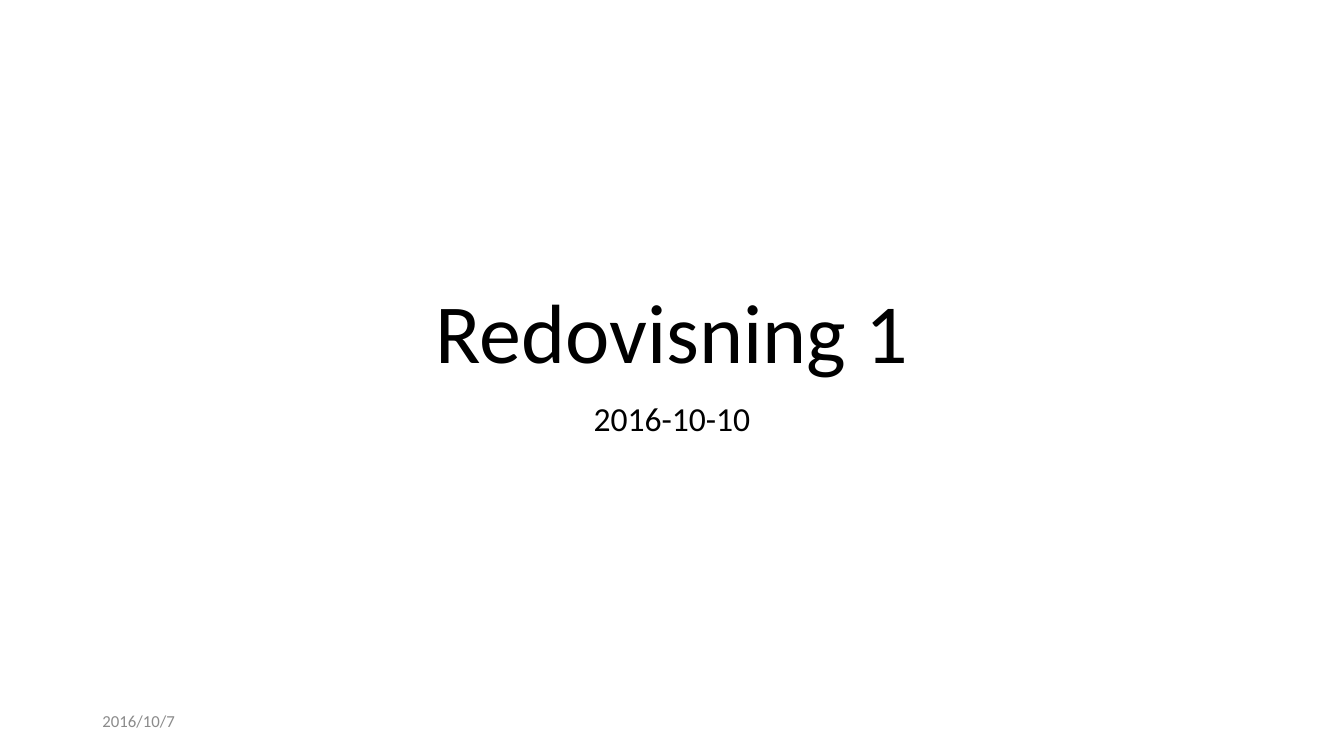
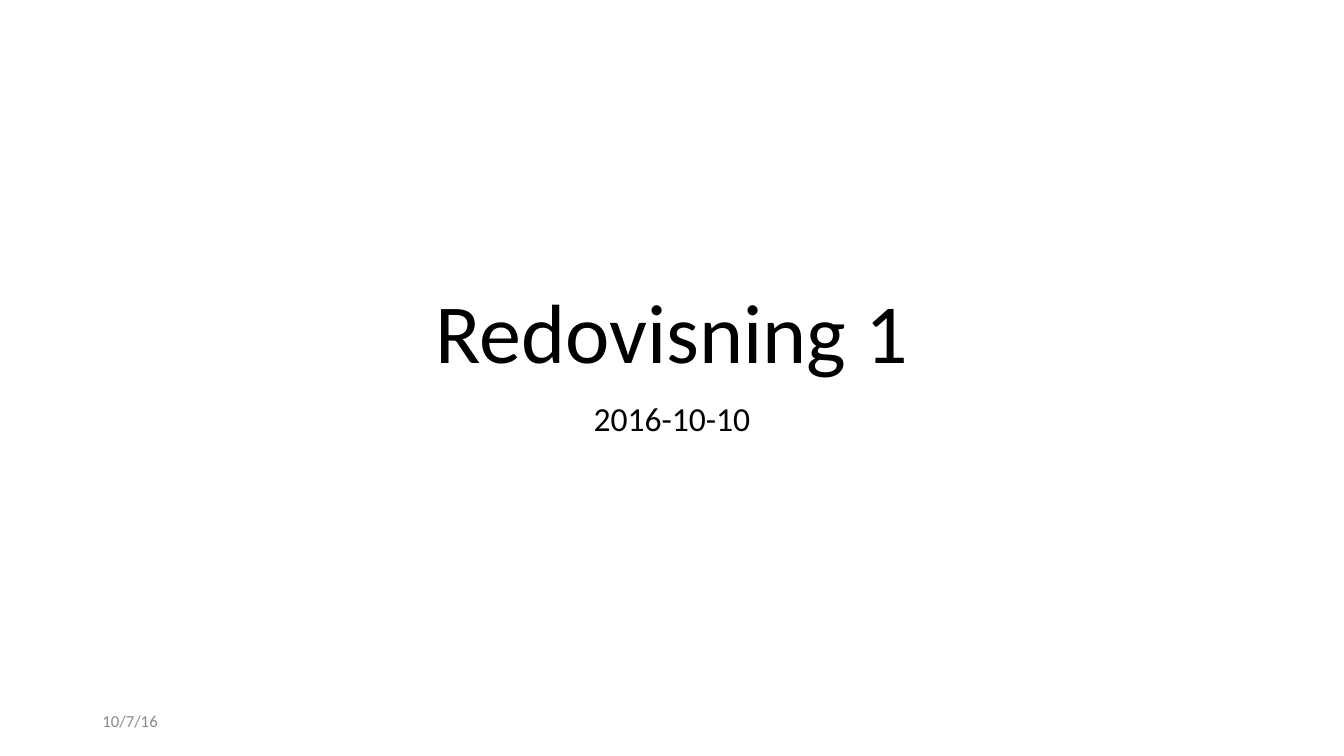
Before and after one commit to Pontussand/INTE2016Project, a slide deck: slide 1 of reports/red1.odp. Drawn at 1344x756 pixels with LibreOffice and Linux fonts; fonts in the diff are those of the drawing. Boxes give left, top, right and bottom in pixels: in the first picture for what was removed or moved away, otherwise in the second. Text is boxed around its words. In the diff, an @@ line names an element or a change of style, - is before the commit and + after.

```diff
--- a/reports/red1.odp
+++ b/reports/red1.odp
@@ text at box(102, 715, 157, 728): text changed @@
-2016/10/7
+10/7/16
```
Also in this commit, not shown: 1 other slide changed, 1 slide added.
